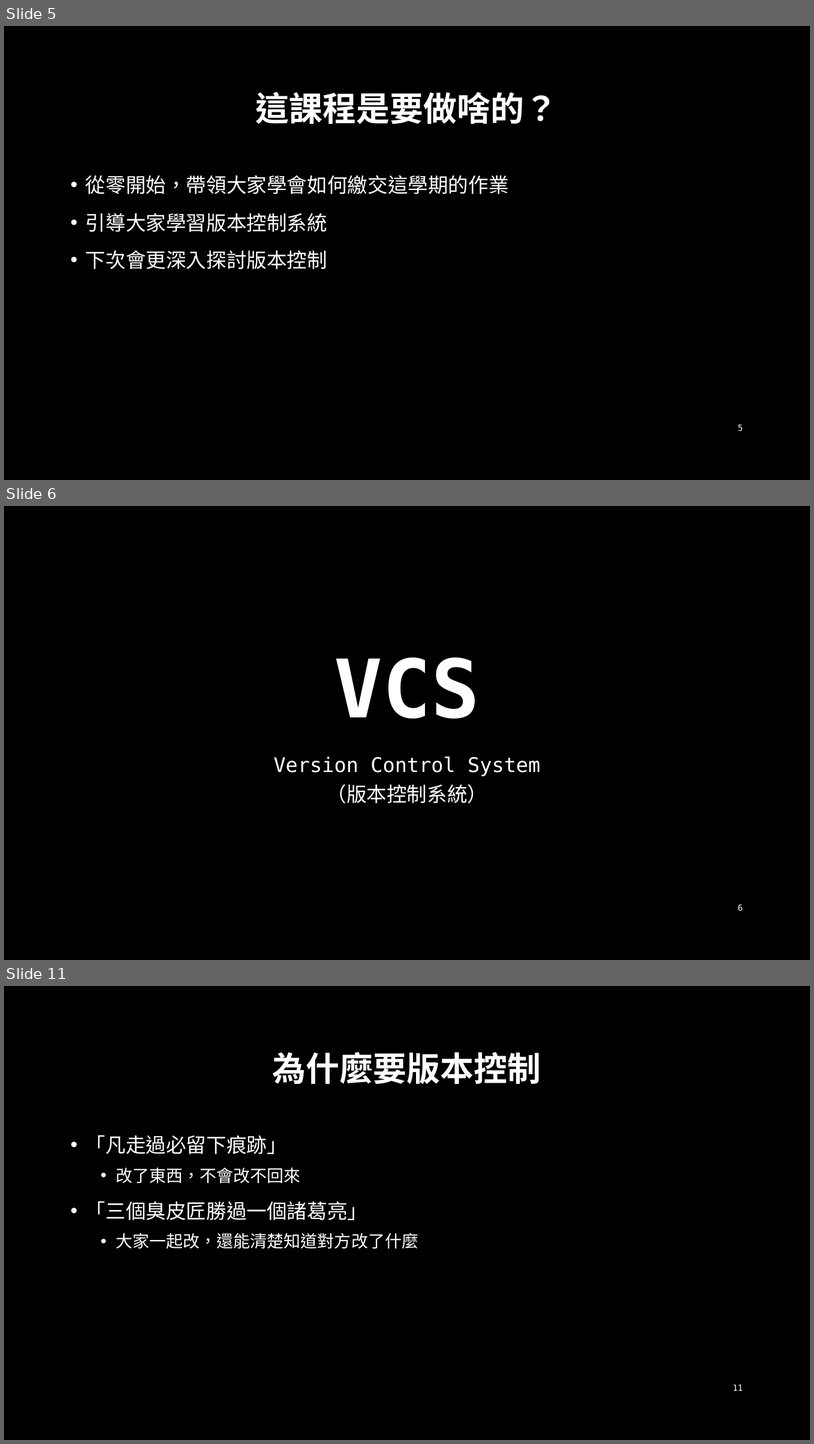
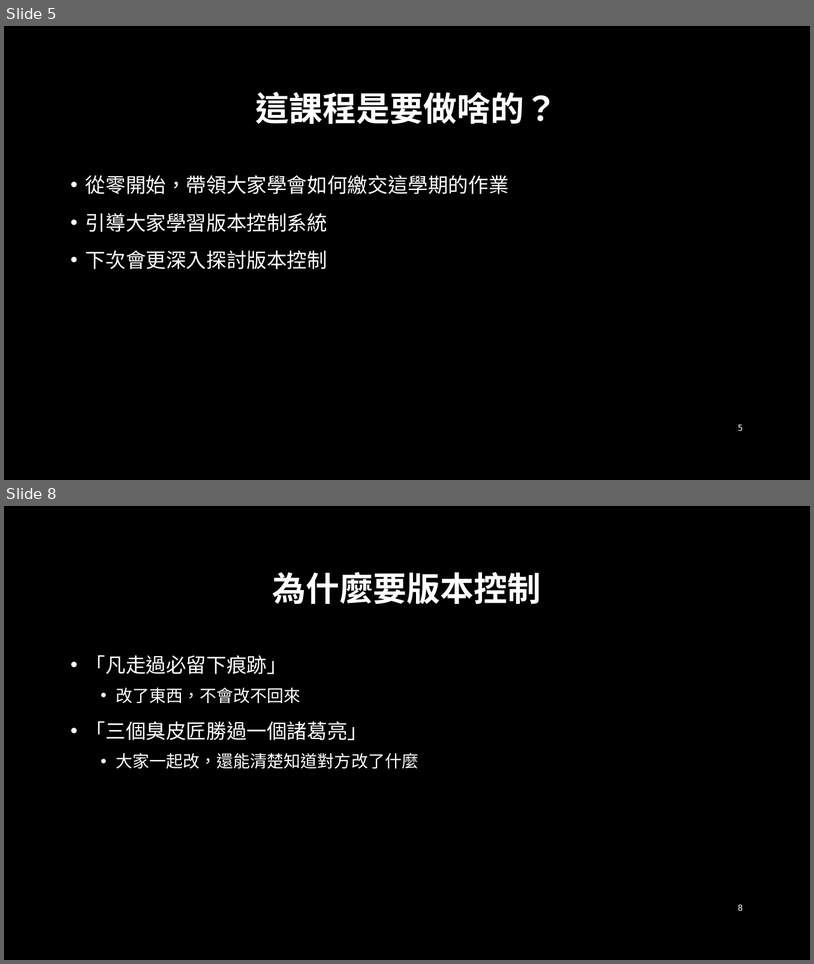
Before and after one commit to D0668083/BaseProject-Cpp, a slide deck: diagrams/Git 技術實務課程.pptx. Shown one above the other, each under a label of ours: slides 5, 6 and 11 before the commit, slides 5 and 8 after it; the slides between them are not shown. The pictures are 814x1444 and 814x964 pixels, drawn with LibreOffice and Linux fonts; fonts in the diff are those of the drawing; background and template pictures are left out. Boxes give left, top, right and bottom in pixels: in the first picture for what was removed or moved away, otherwise in the second. Text is boxed around its words. In the diff, an @@ line names an element or a change of style, - is before the commit and + after.

```diff
--- a/diagrams/Git 技術實務課程.pptx
+++ b/diagrams/Git 技術實務課程.pptx
@@ slide 6 removed at <box>4,506,810,960</box>, background picture (left out) @@
@@ title removed at <box>335,657,480,718</box> @@
-VCS
@@ text removed at <box>274,756,540,803</box> @@
-Version Control System
-（版本控制系統）
@@ page number removed at <box>738,904,743,910</box> @@
-6
@@ what was slide 11 is now slide 8 @@
@@ page number at <box>738,904,743,910</box>: text changed @@
-11
+8
```
Also in this commit, not shown: 1 slide changed, 2 other slides removed.
